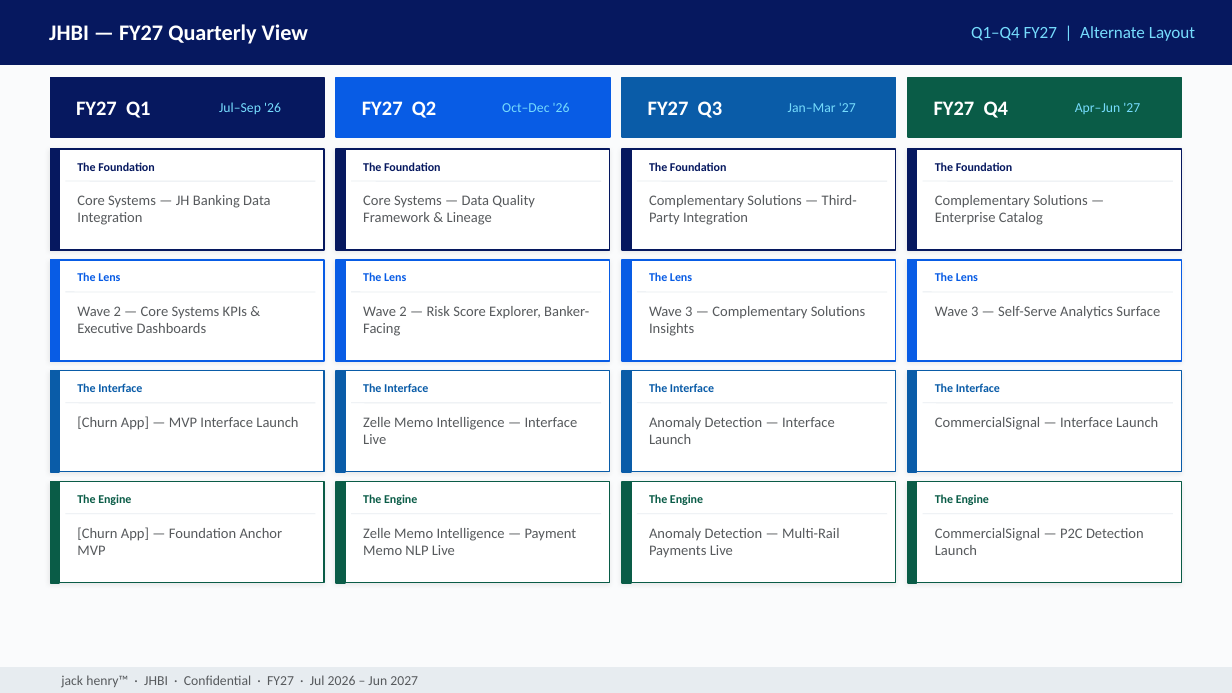
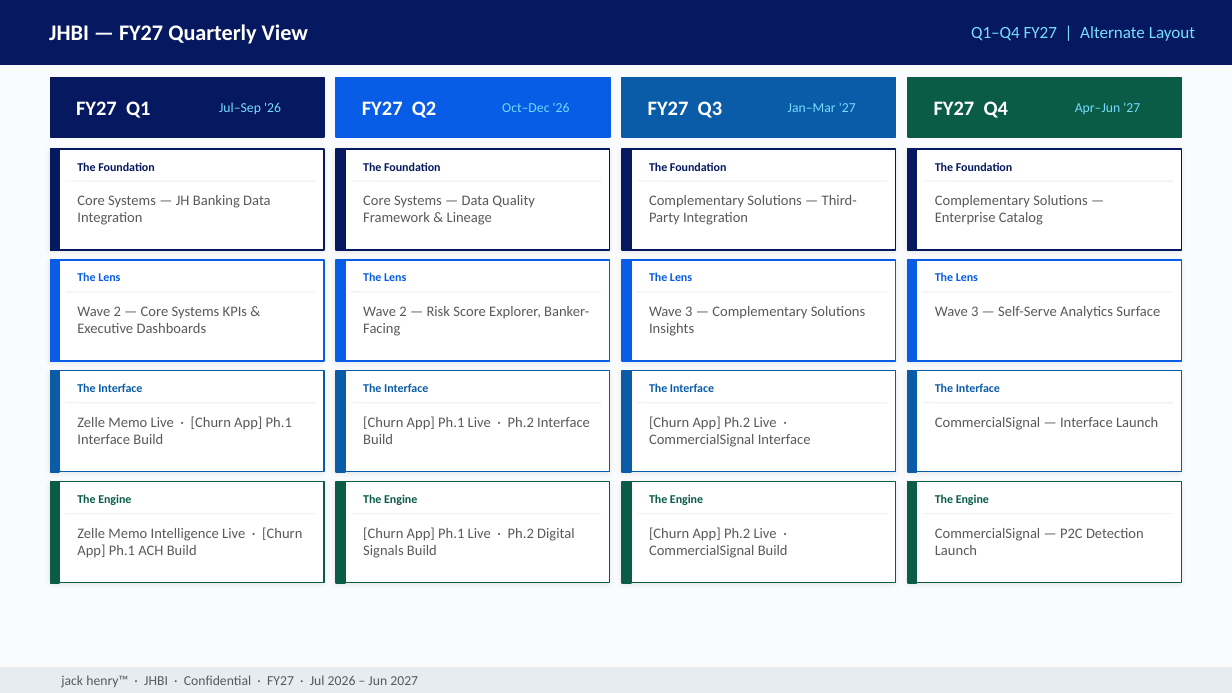
Before and after one commit to MonkeyWrenchGang/jhai_presentations, a slide deck: slide 9 of jhbi-roadmap-2026.pptx. Drawn at 1232x693 pixels with LibreOffice and Linux fonts; fonts in the diff are those of the drawing. Boxes give left, top, right and bottom in pixels: in the first picture for what was removed or moved away, otherwise in the second. Text is boxed around its words. In the diff, an @@ line names an element or a change of style, - is before the commit and + after.

```diff
--- a/jhbi-roadmap-2026.pptx
+++ b/jhbi-roadmap-2026.pptx
@@ text at [77,416,292,444]: text changed @@
-[Churn App] — MVP Interface Launch
+Zelle Memo Live · [Churn App] Ph.1 Interface Build
@@ text at [363,416,590,444]: text changed @@
-Zelle Memo Intelligence — Interface Live
+[Churn App] Ph.1 Live · Ph.2 Interface Build
@@ text at [649,416,811,447]: text changed @@
-Anomaly Detection — Interface Launch
+[Churn App] Ph.2 Live · CommercialSignal Interface
@@ text at [77,527,302,558]: text changed @@
-[Churn App] — Foundation Anchor MVP
+Zelle Memo Intelligence Live · [Churn App] Ph.1 ACH Build
@@ text at [363,527,575,558]: text changed @@
-Zelle Memo Intelligence — Payment Memo NLP Live
+[Churn App] Ph.1 Live · Ph.2 Digital Signals Build
@@ text at [649,527,788,558]: text changed @@
-Anomaly Detection — Multi-Rail Payments Live
+[Churn App] Ph.2 Live · CommercialSignal Build
```
Also in this commit, not shown: 2 other slides changed.
